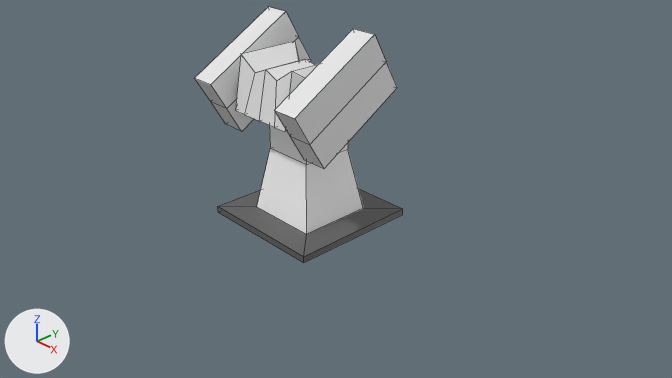
The Blender file Blend/buildings.blend as it was, and as the next commit left it.
One viewpoint serves both versions: the file's camera 'Camera'. Lighting does not change. The marker at lower left points along +X, +Y and +Z. Mesh edges are drawn as thin lines.
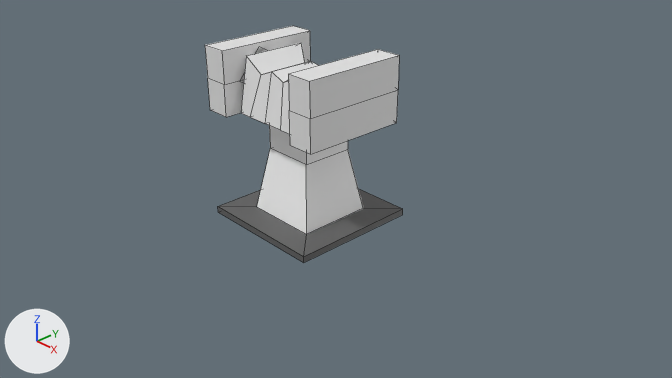
Where the change shows, as pixel boxes (x1, y1, x2, y2) in the pictures (672 x 378 px):
'Cube.006', deleted
    before: (195, 7, 397, 169)
'LauncherPods', added
    after: (205, 26, 399, 154)
'LauncherHead', added
    after: (241, 43, 318, 134)

Diff of the bpy script that builds the scene:
```diff
--- a/Blend/buildings.blend.py
+++ b/Blend/buildings.blend.py
@@ me_cube_008_1 @@
+me_cube_008_1.from_pydata(...)  # 28 vertices, 24 faces; spans x -0.702..0.698, y -0.782..0.518, z 0.0..0.8
@@ me_cube_010 @@
+me_cube_010.from_pydata(...)  # 48 vertices, 38 faces; spans x -1.1..1.1, y -0.97..0.9, z -0.82..0.82
@@ ob_cube_006 @@
-ob_cube_006 = bpy.data.objects.new('Cube.006', me_cube_008)
-ob_cube_006.location = (0.0, 0.0, 1.68)
@@ ob_launcherhead @@
+ob_launcherhead = bpy.data.objects.new('LauncherHead', me_cube_008_1)
+ob_launcherhead.location = (0.0, 0.0, 1.68)
@@ ob_launcherpods @@
+ob_launcherpods = bpy.data.objects.new('LauncherPods', me_cube_010)
+ob_launcherpods.location = (0.0, -0.1, 2.08)
+ob_launcherpods.rotation_euler = (-0.524, 0.0, 0.0)  # degrees (-30, 0, 0)
```
